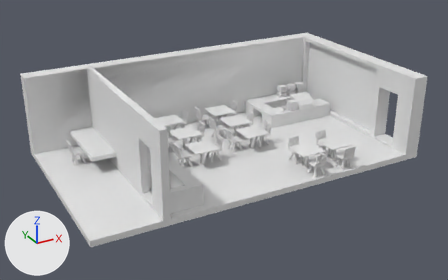
The FBX model Assets/Cafe.fbx: old version first, new version second.
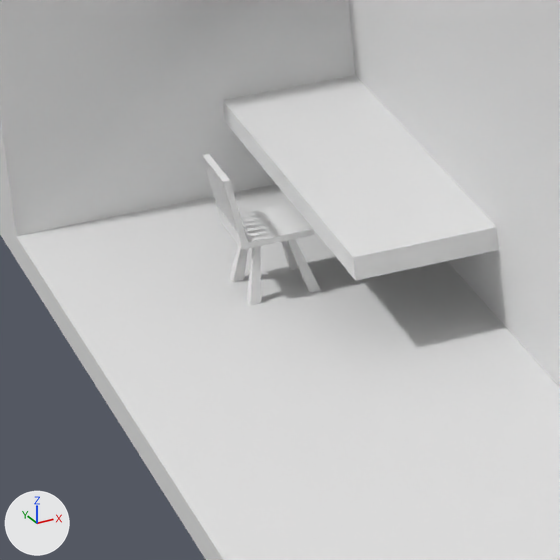
The first picture shows the older version from a camera (50 mm lens) standing at (-11.7, -22.9, 11.67) and looking at (0.26, -1.16, 0.8). The close-ups show the older and then the newer version on the part from 7% to 28% of the width and 41% to 75% of the height of that picture. Only the edits that show in the close-ups are written down. The axes (+X, +Y, +Z) are drawn at lower left. The lights are the same throughout. Where no turn or scale is listed for an object, it has been applied to the vertices.
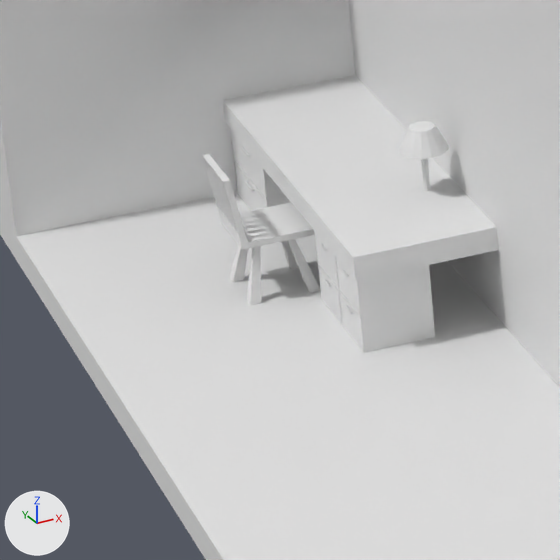
Scene script edits in JSON lines:
```json
{"op": "add", "block": "me_cube_023", "code": ["me_cube_023 = bpy.data.meshes.new('Cube.023')", "me_cube_023.from_pydata(...)  # 126 vertices, 126 faces; spans x -0.196..0.347, y -0.24..0.24, z -0.371..0.233"]}
{"op": "add", "block": "me_circle_002", "code": ["me_circle_002 = bpy.data.meshes.new('Circle.002')", "me_circle_002.from_pydata(...)  # 80 vertices, 65 faces; spans x -0.179..0.179, y -0.179..0.179, z 0.0..0.512"]}
{"op": "add", "block": "me_cube_002", "code": ["me_cube_002 = bpy.data.meshes.new('Cube.002')", "me_cube_002.from_pydata(...)  # 126 vertices, 126 faces; spans x -0.196..0.347, y -0.427..0.427, z -0.371..0.233"]}
{"op": "add", "block": "ob_cube_032", "code": ["ob_cube_032 = bpy.data.objects.new('Cube.032', me_cube_023)", "ob_cube_032.location = (-5.199, -0.042, 0.496)"]}
{"op": "add", "block": "ob_circle_002", "code": ["ob_circle_002 = bpy.data.objects.new('Circle.002', me_circle_002)", "ob_circle_002.location = (-4.591, 0.473, 0.899)"]}
{"op": "add", "block": "ob_cube_031", "code": ["ob_cube_031 = bpy.data.objects.new('Cube.031', me_cube_023.copy())", "ob_cube_031.location = (-5.199, 0.453, 0.496)"]}
{"op": "add", "block": "ob_cube_030", "code": ["ob_cube_030 = bpy.data.objects.new('Cube.030', me_cube_002)", "ob_cube_030.location = (-5.199, 2.389, 0.496)"]}
```

Pixel boxes [x1, y1, x2, y2] of what changed, in the close-ups (560 x 560 px):
```json
{"object": "Cube.032", "change": "added", "after": [336, 258, 435, 353]}
{"object": "Cube.030", "change": "added", "after": [231, 130, 290, 210]}
{"object": "Circle.002", "change": "added", "after": [398, 121, 449, 199]}
{"object": "Cube.031", "change": "added", "after": [315, 232, 343, 325]}
```
